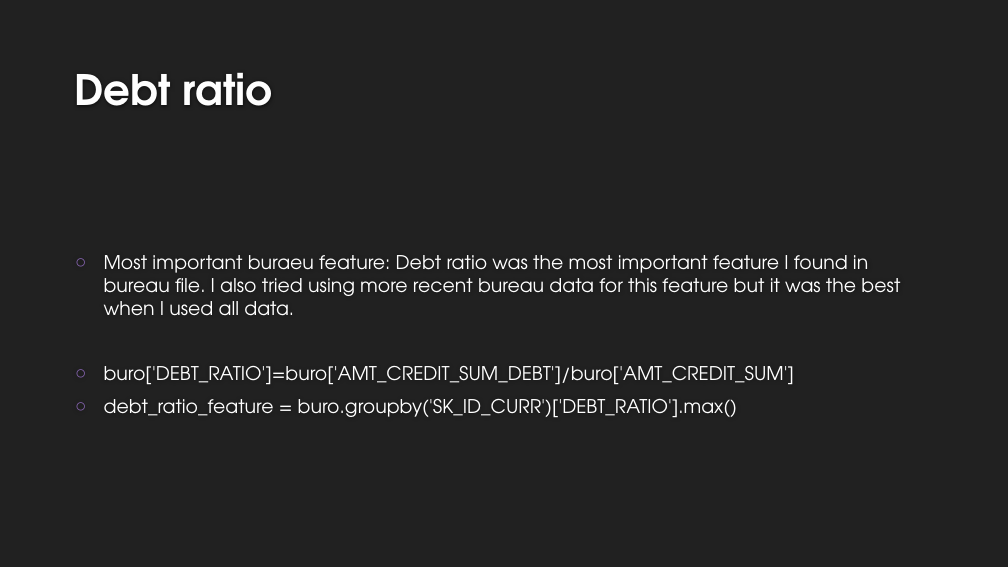
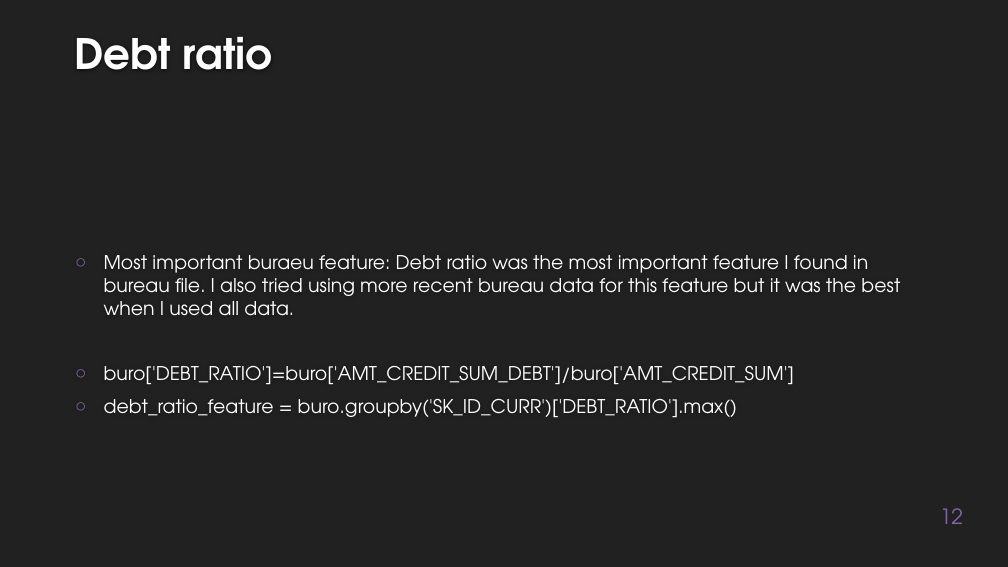
Before and after one commit to EtienneLardeur/P7_Scoring, a slide deck: slide 12 of P7_Support.pptx (slide 11 before the commit). Drawn at 1008x567 pixels with LibreOffice and Linux fonts; fonts in the diff are those of the drawing; background and template pictures are left out. Boxes give left, top, right and bottom in pixels: in the first picture for what was removed or moved away, otherwise in the second. Text is boxed around its words. In the diff, an @@ line names an element or a change of style, - is before the commit and + after.

```diff
--- a/P7_Support.pptx
+++ b/P7_Support.pptx
@@ title "Debt ratio": place and size @@
-title "Debt ratio" at bbox=[75, 72, 273, 106]
+title "Debt ratio" at bbox=[75, 36, 273, 70]
@@ page number added at bbox=[940, 508, 963, 524], 20 pt, text #8664B0 @@
+12
```
Also in this commit, not shown: 10 other slides changed, 3 slides added, 2 slides removed.
